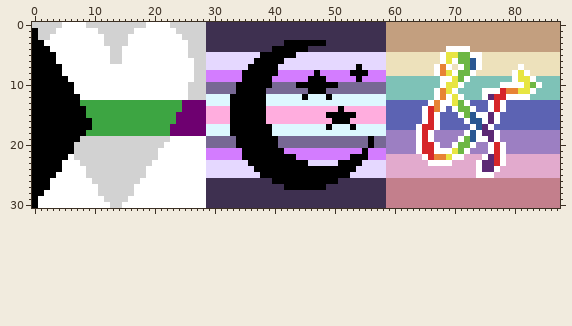
File history of a pixel-art file, Assets/button wave/marcus pride button.aseprite. This is how it looked before the edit.
88x31 pixels, 1 frame.
The same view after the edit:
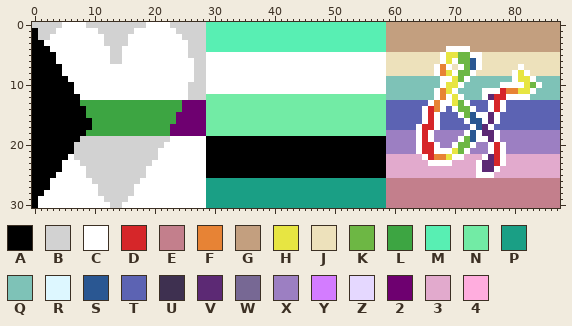
Palette (. is transparent): A #000000  B #d2d2d2  C #ffffff  D #d62629  E #c37f8c  F #e78335  G #c39f7f  H #e7e542  J #ede1bb  K #6db744  L #3da542  M #58efb3  N #72eba5  P #1a9f85  Q #7ec2b7  R #ddf7ff  S #2a5792  T #5c63b3  U #3e3050  V #5c2974  W #776894  X #9c7fc2  Y #d37cff  Z #e5d8ff  2 #6e0070  3 #e2aacd  4 #ffadde
Changes in this commit:
layer "Layer 5" added
layer "Layer 2" now hidden
The author changed colour W to colour A in rows 19 to 20 at x 29 to 33, 41 to 55 and 57 to 58.
The author changed colour Y to colour A in row 21 at x 29 to 34, 42 to 54 and 56 to 58; in row 22 at x 29 to 34, 44 to 52 and 56 to 58.
The author changed colour Z to colour A in row 23 at x 29 to 35, 46 to 50 and 55 to 58; in row 24 at x 29 to 36 and 54 to 58; in row 25 at x 29 to 37 and 53 to 58.
The author changed colour A to colour C in row 5 at x 38 to 43; in row 6 at x 37 to 41; in row 7 at x 36 to 40 and 54; in row 8 at x 35 to 40, 47 and 53 to 55; in row 9 at x 35 to 39, 46 to 48 and 54; in row 10 at x 34 to 39 and 44 to 50.
The author changed colour A to colour C in row 11 at x 34 to 38 and 46 to 48.
The author changed colour W to colour C in row 10 at x 29 to 33, 40 to 43 and 51 to 58; in row 11 at x 29 to 33, 39 to 45 and 49 to 58.
The author changed colour Y to colour C in row 8 at x 29 to 34, 41 to 46, 48 to 52 and 56 to 58; in row 9 at x 29 to 34, 40 to 45, 49 to 53 and 55 to 58.
The author changed colour Z to colour C in row 5 at x 29 to 37 and 44 to 58; in row 6 at x 29 to 36 and 42 to 58; in row 7 at x 29 to 35, 41 to 53 and 55 to 58.
The author changed colour A to colour M in row 3 at x 42 to 48; in row 4 at x 40 to 45.
The author changed colour U to colour M in rows 0 to 2 at x 29 to 58; in row 3 at x 29 to 41 and 49 to 58; in row 4 at x 29 to 39 and 46 to 58.
The author changed colour 4 to colour N in row 14 at x 29 to 32, 39 to 50 and 52 to 58; in row 15 at x 29 to 32, 39 to 48 and 54 to 58; in row 16 at x 29 to 32, 39 to 49 and 53 to 58.
The author changed colour A to colour N in row 12 at x 33 to 38, 45 and 49; in row 13 at x 33 to 38; in row 14 at x 33 to 38 and 51; in row 15 at x 33 to 38 and 49 to 53; in row 16 at x 33 to 38 and 50 to 52; in row 17 at x 33 to 39, 49 and 53.
The author changed colour A to colour N in row 18 at x 33 to 39.
The author changed colour R to colour N in row 12 at x 29 to 32, 39 to 44, 46 to 48 and 50 to 58; in row 13 at x 29 to 32 and 39 to 58; in row 17 at x 29 to 32, 40 to 48, 50 to 52 and 54 to 58; in row 18 at x 29 to 32 and 40 to 58.
The author changed colour A to colour P in row 26 at x 40 to 50; in row 27 at x 42 to 48.
The author changed colour U to colour P in row 26 at x 29 to 39 and 51 to 58; in row 27 at x 29 to 41 and 49 to 58; in rows 28 to 30 at x 29 to 58.
